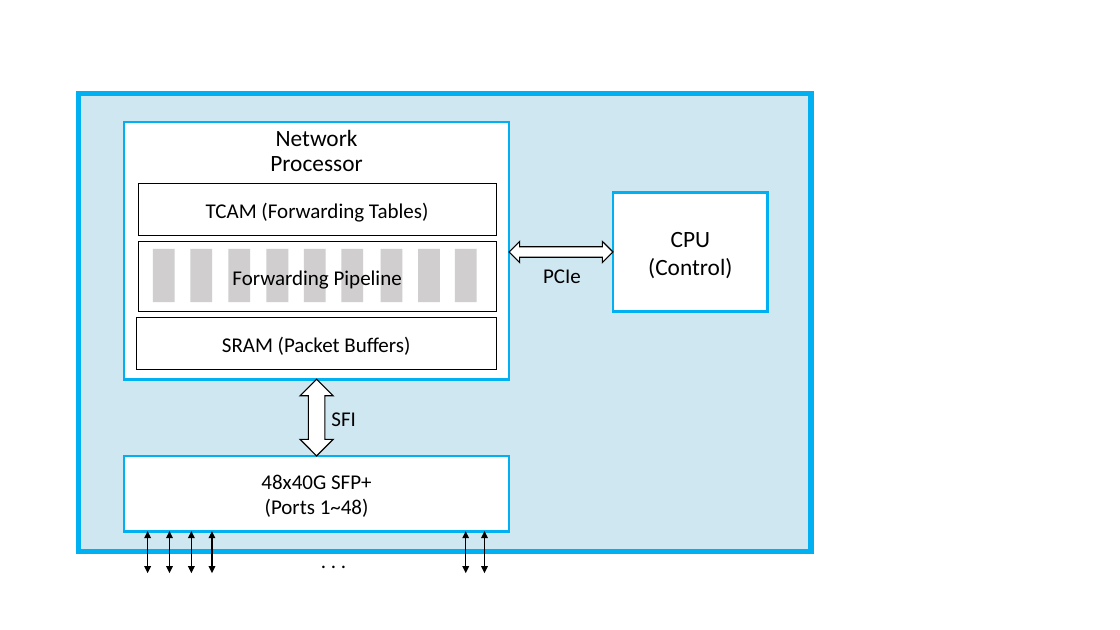
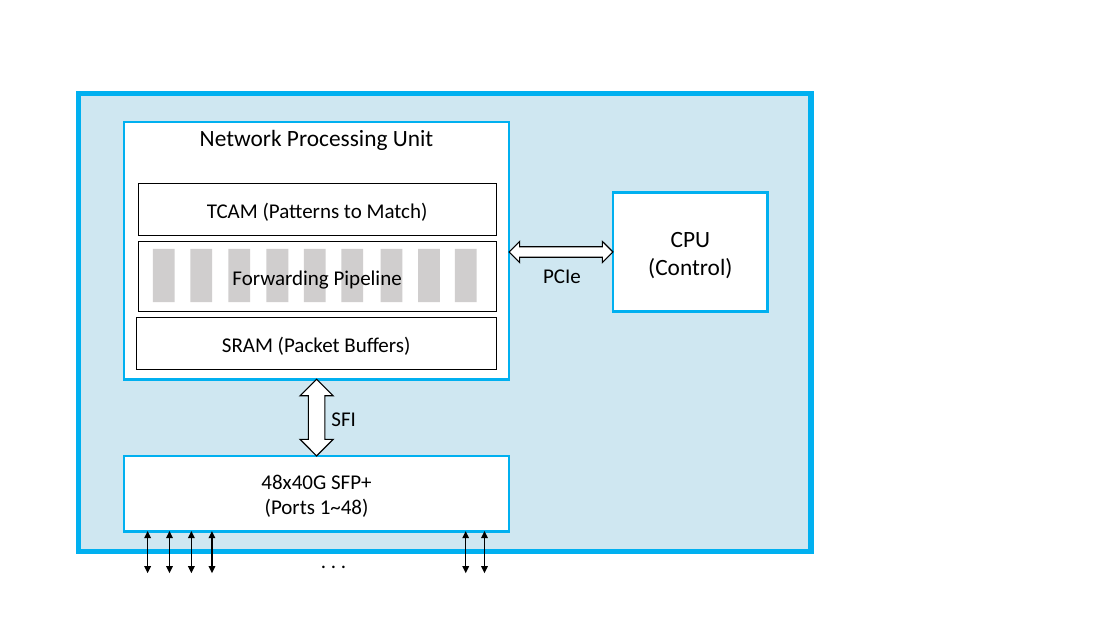
Before and after one commit to llpeterson/internetworking, a slide deck: slide 2 of figures/impl.pptx. Drawn at 1120x630 pixels with LibreOffice and Linux fonts; fonts in the diff are those of the drawing. Boxes give left, top, right and bottom in pixels: in the first picture for what was removed or moved away, otherwise in the second. Text is boxed around its words. In the diff, an @@ line names an element or a change of style, - is before the commit and + after.

```diff
--- a/figures/impl.pptx
+++ b/figures/impl.pptx
@@ text in rectangle at [200,129,433,150]: text changed @@
-Network
-Processor
+Network Processing Unit
@@ text in rectangle at [207,203,428,221]: text changed @@
-TCAM (Forwarding Tables)
+TCAM (Patterns to Match)
```
Also in this commit, not shown: 2 other files.
